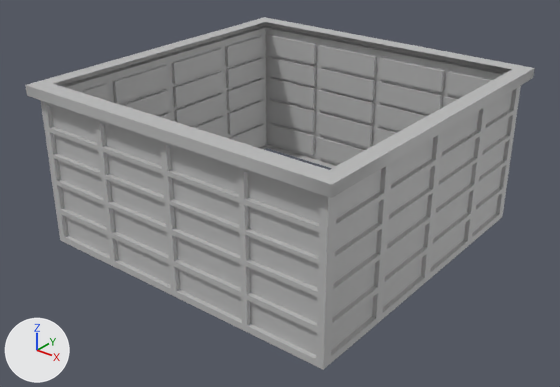
The FBX model Assets/Meshes/Building_Large_Peice_001.fbx: old version first, new version second.
The view is the same before and after, from a camera (50 mm lens) standing at (107.3, -137.2, -15.1) and looking at (1.0, -4.3, -97.4). Every picture has the same lights, and +X, +Y and +Z are marked at lower left. Where no turn or scale is listed for an object, it has been applied to the vertices.

In view in the first picture: 'Building_Large_Piece_001'.
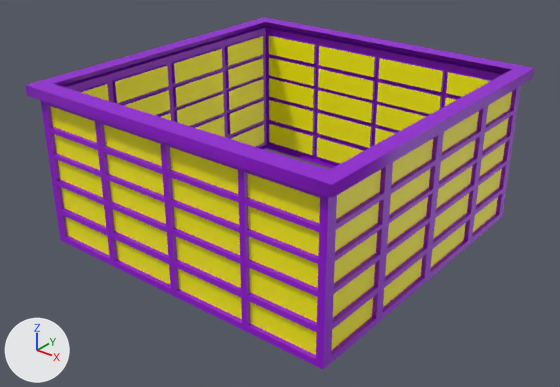
The newer file is also turned or shifted as a whole; pictures and numbers use the older file's frame.

What differs and where, as boxes (x1, y1, x2, y2) in the pictures (560 x 387 px):
part 1 of me_mesh, recoloured (grey to purple)
    both: (25, 17, 535, 370)
part 2 of me_mesh, recoloured (grey to yellow)
    both: (50, 36, 512, 355)

Edits to the bpy script that builds the scene:
```text
Add mat_windows:
    mat_windows = principled_material('Windows')
    mat_windows.base_color = (1.0, 0.929, 0.0)  # yellow #fff700
Add mat_mainbuilding:
    mat_mainbuilding = principled_material('MainBuilding')
    mat_mainbuilding.base_color = (0.29, 0.0, 0.663)  # purple #9300d5
Change me_mesh:
    where me_mesh.from_pydata(...)  # 752 vertices, 764 faces; spans x -42.0..42.0, y -42.0..42.0, z 0.0..40.0
    used by ob_building_large_piece_001; location = (0.0, 0.0, -109.2)
    me_mesh part 1: 684 of the faces centred in x -42.0..42.0, y -42.0..42.0, z 0.0..40.0 switch from mat_lambert1 (grey #bcbcbc) to mat_mainbuilding (purple #9300d5)
    me_mesh part 2: all 80 faces centred in x -39.0..39.0, y -39.0..39.0, z 4.7..32.9 switch from mat_lambert1 (grey #bcbcbc) to mat_windows (yellow #fff700)
```
